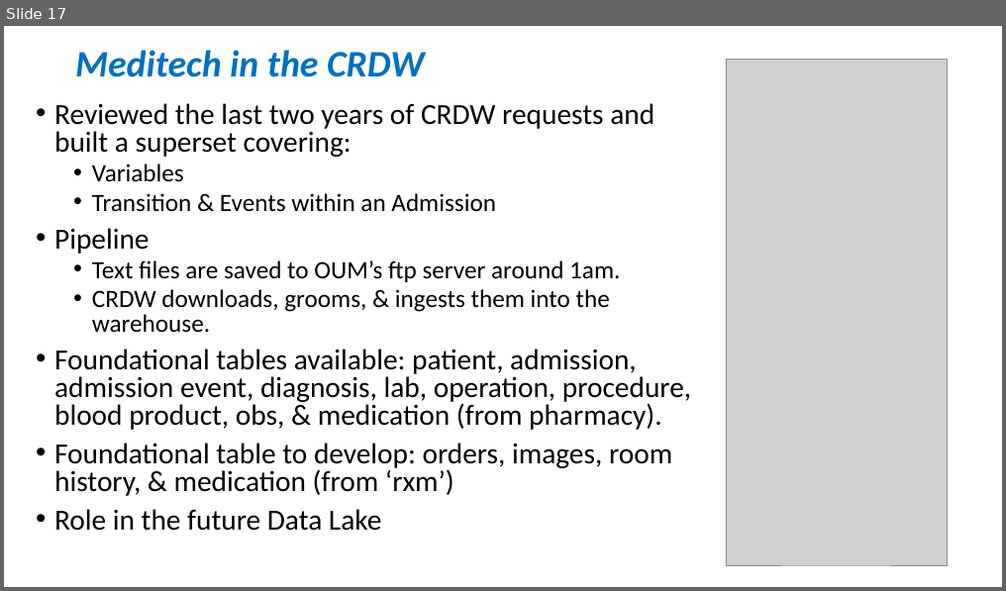
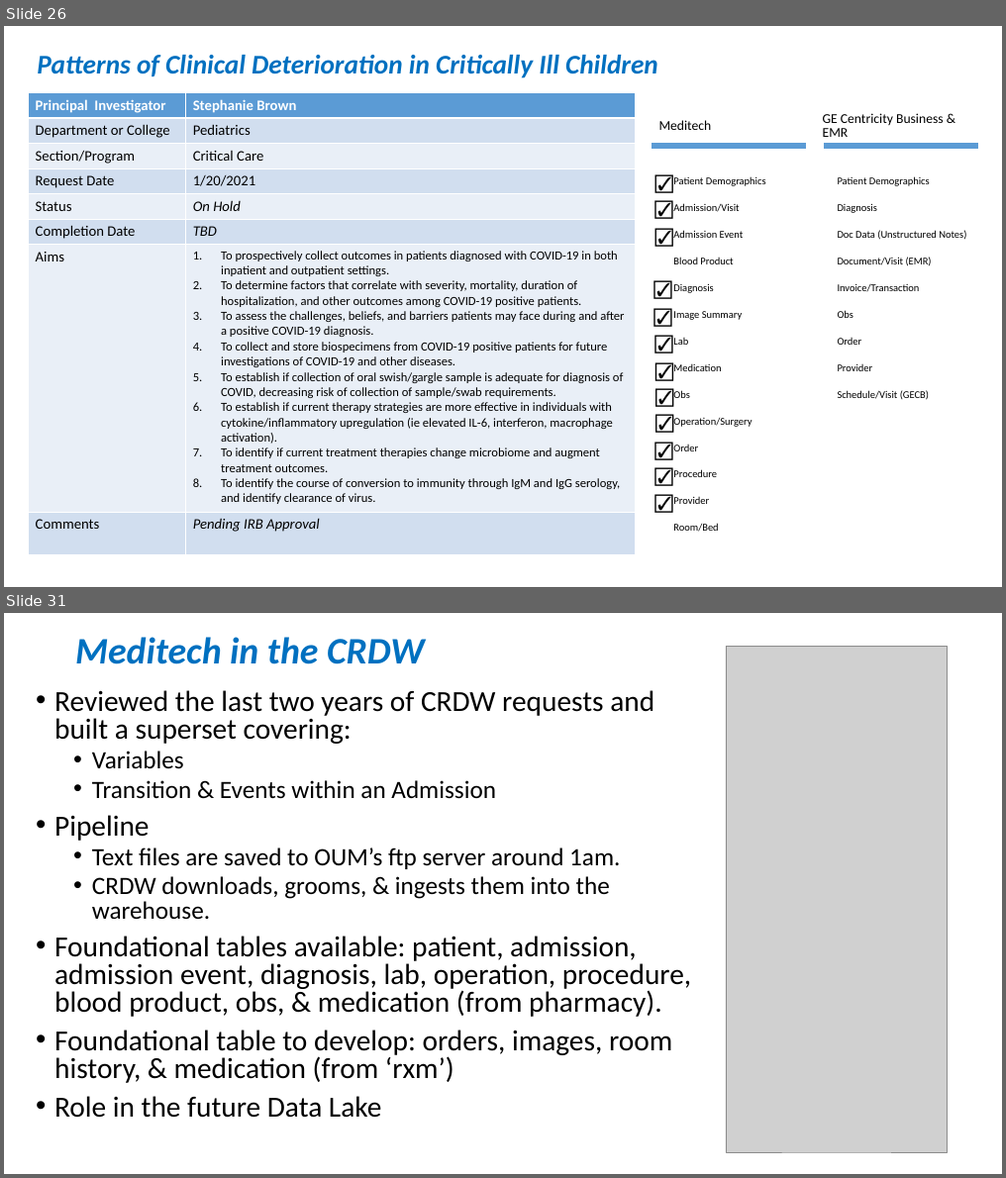
Before and after one commit to OuhscBbmc/prairie-outpost-public, a slide deck: publications/presentation-2021-02-aac/crdw-2021-02.pptx. Shown one above the other, each under a label of ours: slide 17 before the commit, slides 26 and 31 after it; the slides between them are not shown. The pictures are 1006x591 and 1006x1178 pixels, drawn with LibreOffice and Linux fonts; fonts in the diff are those of the drawing; grey boxes stand for pictures. Boxes give left, top, right and bottom in pixels: in the first picture for what was removed or moved away, otherwise in the second. Text is boxed around its words. In the diff, an @@ line names an element or a change of style, - is before the commit and + after.

```diff
--- a/publications/presentation-2021-02-aac/crdw-2021-02.pptx
+++ b/publications/presentation-2021-02-aac/crdw-2021-02.pptx
@@ slide 26 added at <box>4,26,1002,587</box>, background #FFFFFF @@
@@ title added at <box>37,55,658,78</box>, 26 pt, text #0070C0, bold, italic @@
+Patterns of Clinical Deterioration in Critically Ill Children
@@ table added at <box>28,92,635,553</box>, 8 rows, 2 columns @@
+Principal Investigator | Stephanie Brown
+Department or College | Pediatrics
+Section/Program | Critical Care
+Request Date | 1/20/2021
+Status | On Hold
+Completion Date | TBD
+Aims | To prospectively collect outcomes in patients diagnosed with COVID-19 in both inpatient and outpatient settings. / To determine factors that correlate with severity, mortality, duration of hospitalization, and other outcomes among COVID-19 positive patients. / To assess the challenges, beliefs, and barriers patients may face during and after a positive COVID-19 diagnosis. / To collect and store biospecimens from COVID-19 positive patients for future investigations of COVID-19 and other diseases. / To establish if collection of oral swish/gargle sample is adequate for diagnosis of COVID, decreasing risk of collection of sample/swab requirements. / To establish if current therapy strategies are more effective in individuals with cytokine/inflammatory upregulation (ie elevated IL-6, interferon, macrophage activation). / To identify if current treatment therapies change microbiome and augment treatment outcomes. / To identify the course of conversion to immunity through IgM and IgG serology, and identify clearance of virus.
+Comments | Pending IRB Approval
@@ freeform shape added at <box>650,143,807,150</box>, fill #5B9BD5 @@
@@ freeform shape added at <box>823,142,979,149</box>, fill #5B9BD5 @@
@@ text added at <box>648,168,680,197</box>, 18 pt, text #000000 @@
+☑
@@ text added at <box>648,193,679,224</box>, 18 pt, text #000000 @@
+☑
@@ text added at <box>648,221,680,252</box>, 18 pt, text #000000 @@
+☑
@@ text added at <box>647,274,678,303</box>, 18 pt, text #000000 @@
+☑
@@ text added at <box>647,301,678,331</box>, 18 pt, text #000000 @@
+☑
@@ text added at <box>648,328,679,358</box>, 18 pt, text #000000 @@
+☑
@@ text added at <box>648,356,680,385</box>, 18 pt, text #000000 @@
+☑
@@ text added at <box>648,381,680,411</box>, 18 pt, text #000000 @@
+☑
@@ group added at <box>656,110,976,542</box>: 25 frees, 22 rectangles @@
+Meditech
+Patient Demographics
+Admission/Visit
+Admission Event
+Blood Product
+Diagnosis
+Image Summary
+Lab
+Medication
+Obs
+Operation/Surgery
+Order
+Procedure
+Provider
+Room/Bed
+GE Centricity Business & EMR
+Patient Demographics
+Diagnosis
+Doc Data (Unstructured Notes)
+Document/Visit (EMR)
+Invoice/Transaction
+Obs
+Order
+Provider
+Schedule/Visit (GECB)
@@ text added at <box>648,407,680,437</box>, 18 pt, text #000000 @@
+☑
@@ text added at <box>648,435,679,465</box>, 18 pt, text #000000 @@
+☑
@@ text added at <box>648,461,679,491</box>, 18 pt, text #000000 @@
+☑
@@ text added at <box>648,487,679,517</box>, 18 pt, text #000000 @@
+☑
@@ what was slide 17 is now slide 31 @@
```
Also in this commit, not shown: 8 slides changed, 13 other slides added.
